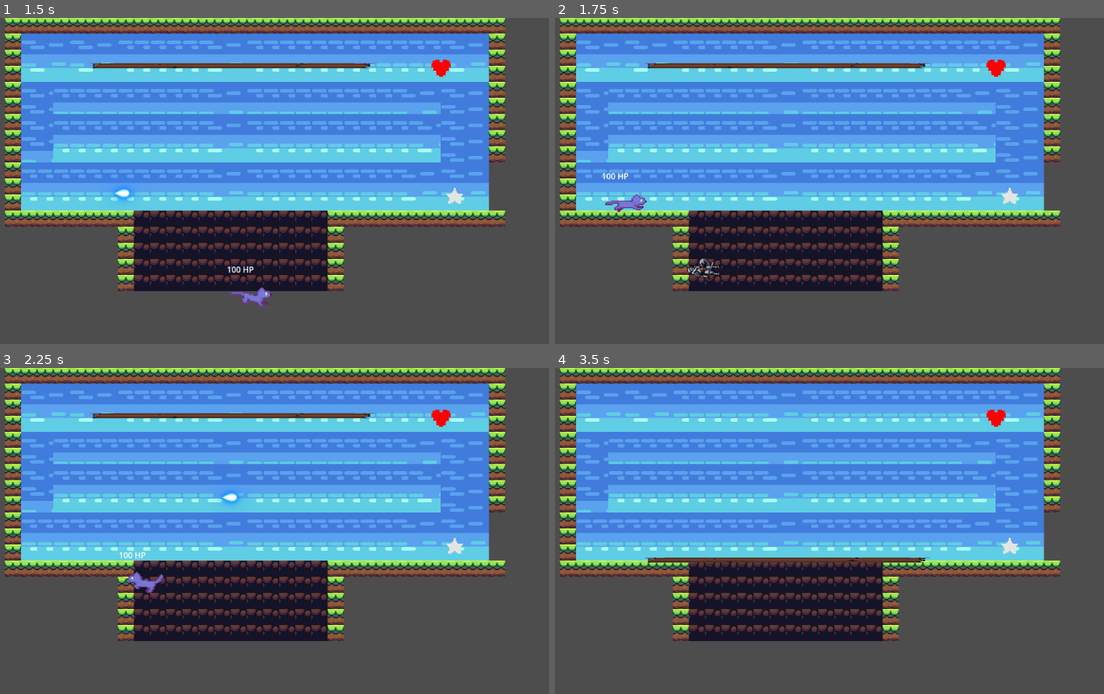
Above: before the commit, frames 1-4 (two rows, left to right).
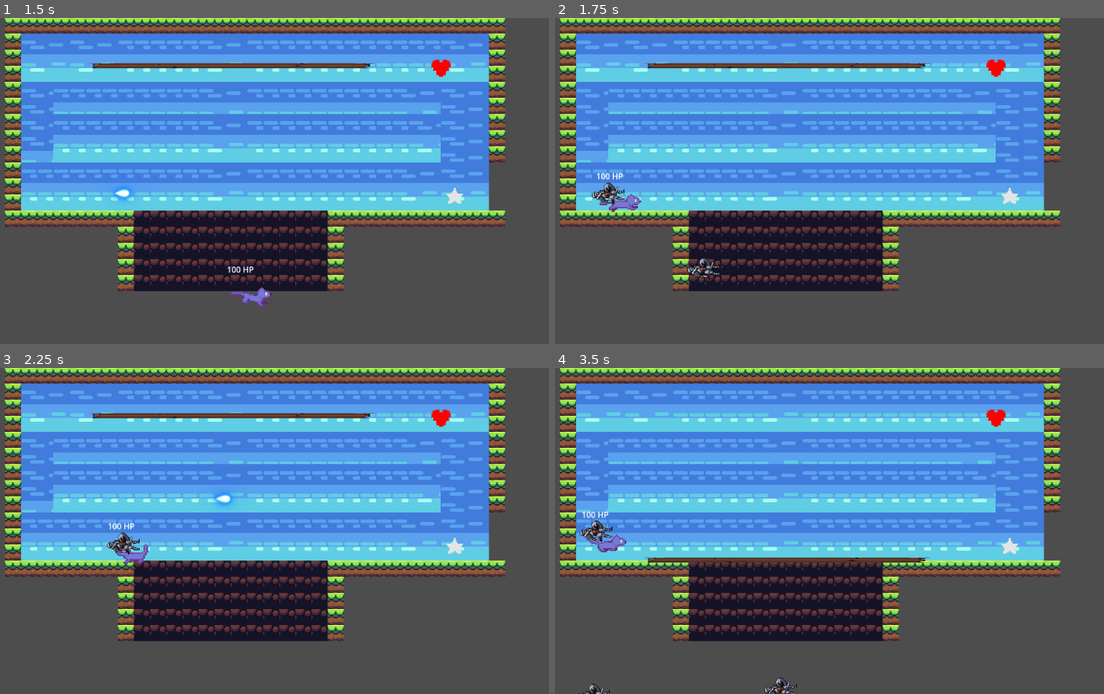
Above: after the commit, the same moments.

Repository: samakshsethi/gmtk_loop
Game: Godot game, scene res://levels/level_2.tscn
Two runs of this game, one before a commit and one after it. Both use one fixed random seed, a clock stepped at 60 frames per second and the inputs below. This scene is started directly instead of the project's main scene.
Inputs (mouse positions are in pixels of both pictures, inside the frame that each line leads up to):
- Up to frame 1 (1.5 s): tap Enter at 0.5 s; move the mouse to (384, 164) at 0.52 s; press the mouse at (384, 164) at 0.53 s; hold Right (move_right) from 0.53 s (still down); tap Space (jump) at 0.77 s; move the mouse to (142, 197) at 1.27 s; release the mouse at (142, 197) at 1.28 s; click (142, 197) at 1.35 s
- Up to frame 2 (1.75 s): keep holding Right (move_right); tap Space (jump) at 1.52 s
- Up to frame 3 (2.25 s): move the mouse to (318, 459) at 2.02 s; release Right (move_right) at 2.03 s; press the mouse at (318, 459) at 2.03 s; hold Left (move_left) from 2.03 s (still down)
- Up to frame 4 (3.5 s): move the mouse to (785, 596) at 2.77 s; release Left (move_left) at 2.78 s; release the mouse at (785, 596) at 2.78 s; hold Right (move_right) from 2.78 s (still down); click (785, 596) at 2.85 s; tap Space (jump) at 3.02 s

Frame 1 is identical in both runs. In frame 2, 0.5% of the frame differs, in the area x 6-17%, y 47-60%; in frame 3, 0.8%, in the area x 19-44%, y 37-70%; in frame 4, 0.7%.

Commit message:
fixed spikes in level 2

Diff:
--- a/levels/level_2.tscn
+++ b/levels/level_2.tscn
@@ -9,6 +9,10 @@
 [node name="TileMap" parent="." index="0"]
 layer_0/tile_data = PackedInt32Array(2, 2031617, 5, 3, 2031617, 5, 4, 2031617, 5, 5, 2031617, 5, 6, 2031617, 5, 7, 2031 …(4577 unchanged characters)…
 
+[node name="Spike" parent="." index="3"]
+position = Vector2(567, 684)
+scale = Vector2(30, 1)
+
 [node name="button" parent="." index="6" instance=ExtResource("2_ay6f2")]
 position = Vector2(938, 100)
 
